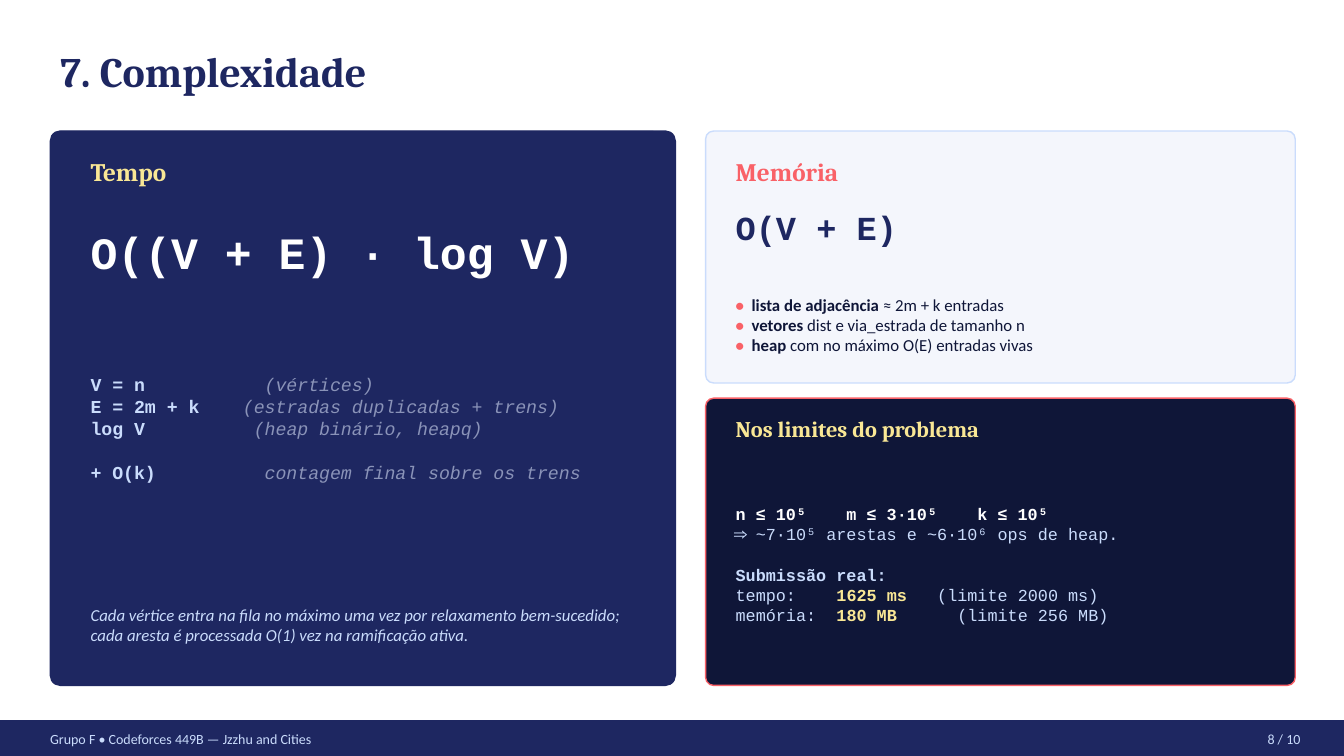
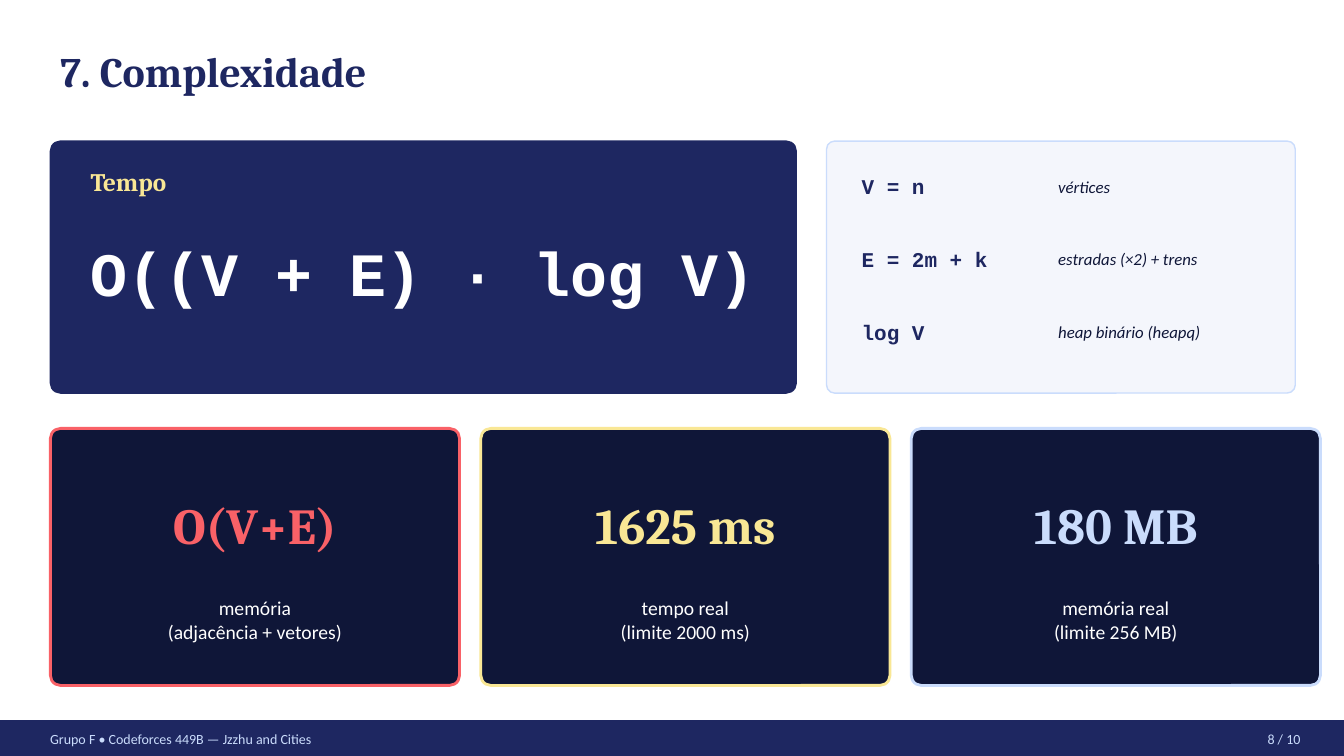
Before and after one commit to dav1britoo/T2, a slide deck: slide 8 of apresentacao/apresentacao.pptx. Drawn at 1344x756 pixels with LibreOffice and Linux fonts; fonts in the diff are those of the drawing. Boxes give left, top, right and bottom in pixels: in the first picture for what was removed or moved away, otherwise in the second. Text is boxed around its words. In the diff, an @@ line names an element or a change of style, - is before the commit and + after.

Commit message:
torna apresentação mais visual e com menos texto
Atende pedido do professor (mais imagens, menos texto):
- slide 2: entrada vira 3 ícones grandes (n/m/k) + objetivo curto
- slide 4: modelagem em pares visuais enunciado→mini-grafo; razões
  do Dijkstra viram ícones em círculos
- slide 5: relaxamento u→v desenhado como diagrama de nós; fila,
  init e parada viram cards com ícones (sem blocos de código longos)
- slide 6: leitura do resultado em bullets visuais coloridos
- slide 7: 4 situações de trem desenhadas como mini-grafos
  (estrada sólida vs trem tracejado, custos comparados)
- slide 8: número grande dominante + stat callouts
- slide 9: casos especiais com ícones grandes e uma linha cada

```diff
--- a/apresentacao/apresentacao.pptx
+++ b/apresentacao/apresentacao.pptx
@@ rounded rectangle: place and size @@
-rounded rectangle at [50, 131, 676, 686]
+rounded rectangle at [50, 141, 797, 393]
@@ rounded rectangle at [50, 141, 797, 393]: proportions changed @@
@@ rounded rectangle: place and size @@
-rounded rectangle at [706, 131, 1296, 383]
+rounded rectangle at [827, 141, 1296, 393]
@@ text "Tempo": place and size @@
-text "Tempo" at [91, 164, 167, 187]
+text "Tempo" at [91, 174, 167, 197]
@@ text removed at [736, 163, 838, 181] @@
-Memória
@@ text "O((V + E) · log ...": place and size @@
-text "O((V + E) · log ..." at [91, 238, 575, 279]
+text "O((V + E) · log ..." at [90, 253, 756, 309]
@@ text "O((V + E) · log ..." at [90, 253, 756, 309]: size 32 to 44 pt; alignment left to centre @@
@@ text added at [862, 180, 925, 194], 15 pt, text #1E2761, bold @@
+V = n
@@ text added at [1058, 181, 1110, 193], 12 pt, text #0F1638, italic @@
+vértices
@@ text added at [862, 252, 988, 267], 15 pt, text #1E2761, bold @@
+E = 2m + k
@@ text added at [1058, 253, 1198, 267], 12 pt, text #0F1638, italic @@
+estradas (×2) + trens
@@ text removed at [752, 299, 1033, 354] @@
-• lista de adjacência ≈ 2m + k entradas
-• vetores dist e via_estrada de tamanho n
-• heap com no máximo O(E) entradas vivas
@@ text added at [862, 325, 925, 345], 15 pt, text #1E2761, bold @@
+log V
@@ text added at [1058, 326, 1201, 341], 12 pt, text #0F1638, italic @@
+heap binário (heapq)
@@ text removed at [91, 379, 581, 483] @@
-V = n (vértices)
-E = 2m + k (estradas duplicadas + trens)
-log V (heap binário, heapq)
-+ O(k) contagem final sobre os trens
@@ rounded rectangle added at [50, 429, 460, 686], fill #0F1638, outline #F96167 2 pt @@
@@ rounded rectangle added at [481, 429, 890, 686], fill #0F1638, outline #F9E795 2 pt @@
@@ text removed at [736, 421, 979, 442] @@
-Nos limites do problema
@@ rounded rectangle: place and size @@
-rounded rectangle at [706, 398, 1296, 686]
+rounded rectangle at [911, 429, 1321, 686]
@@ rounded rectangle at [911, 429, 1321, 686]: outline #F96167 1 pt to #CADCFC 2 pt; proportions changed @@
@@ text at [173, 507, 337, 552]: text changed; size 24 to 36 pt; font Courier New to Cambria; text colour #1E2761 to #F96167 @@
-O(V + E)
+O(V+E)
@@ text removed at [736, 508, 1118, 625] @@
-n ≤ 10⁵ m ≤ 3·10⁵ k ≤ 10⁵
-⇒ ~7·10⁵ arestas e ~6·10⁶ ops de heap.
-Submissão real:
-tempo: 1625 ms (limite 2000 ms)
-memória: 180 MB (limite 256 MB)
@@ text added at [595, 510, 775, 545], 36 pt, text #F9E795, bold @@
+1625 ms
@@ text added at [1034, 510, 1198, 545], 36 pt, text #CADCFC, bold @@
+180 MB
@@ text removed at [91, 609, 619, 644] @@
-Cada vértice entra na fila no máximo uma vez por relaxamento bem-sucedido; cada aresta é processada O(1) vez na ramificação ativa.
@@ text added at [168, 601, 342, 643], 14 pt, text #FFFFFF @@
+memória
+(adjacência + vetores)
@@ text added at [621, 601, 750, 642], 14 pt, text #FFFFFF @@
+tempo real
+(limite 2000 ms)
@@ text added at [1054, 601, 1177, 642], 14 pt, text #FFFFFF @@
+memória real
+(limite 256 MB)
```
Also in this commit, not shown: 8 other slides changed, 2 other files.
